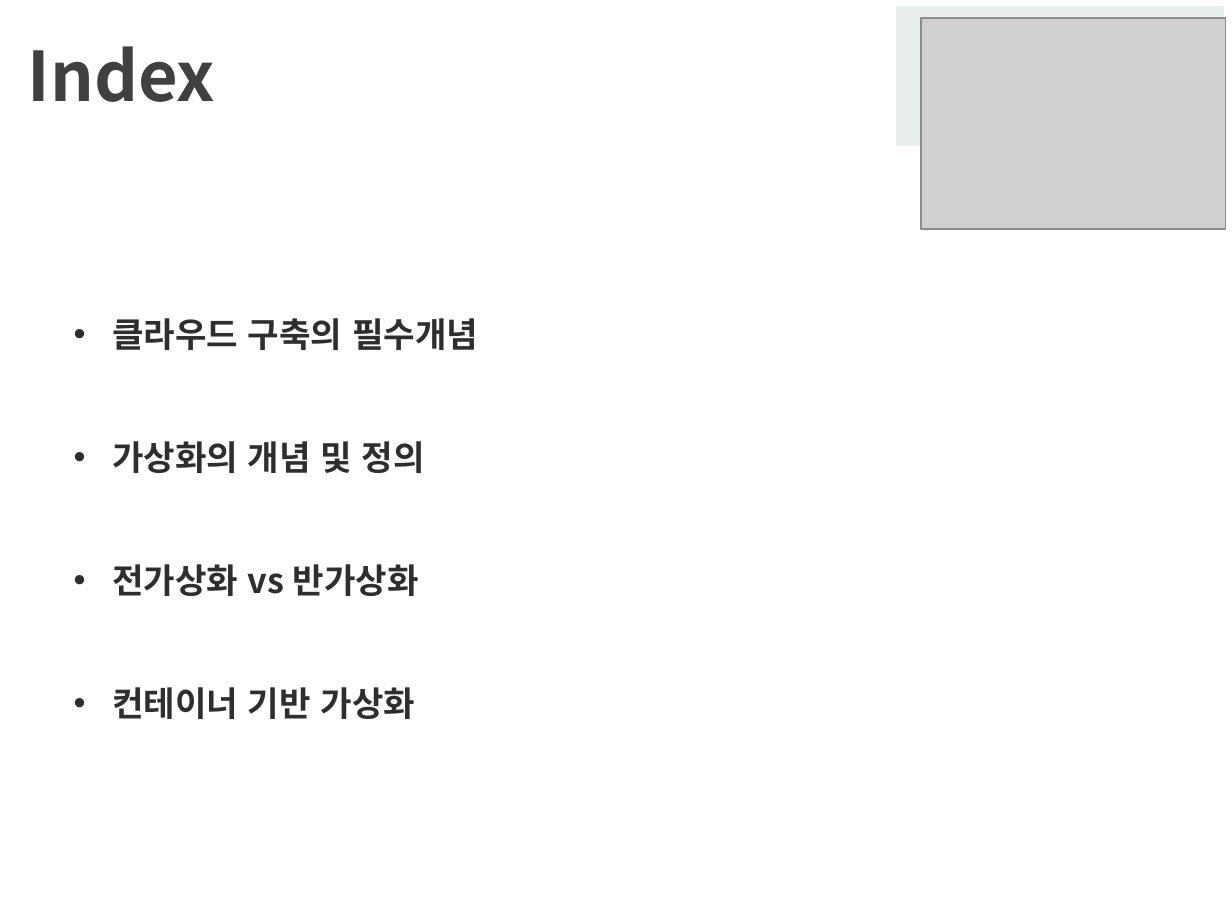
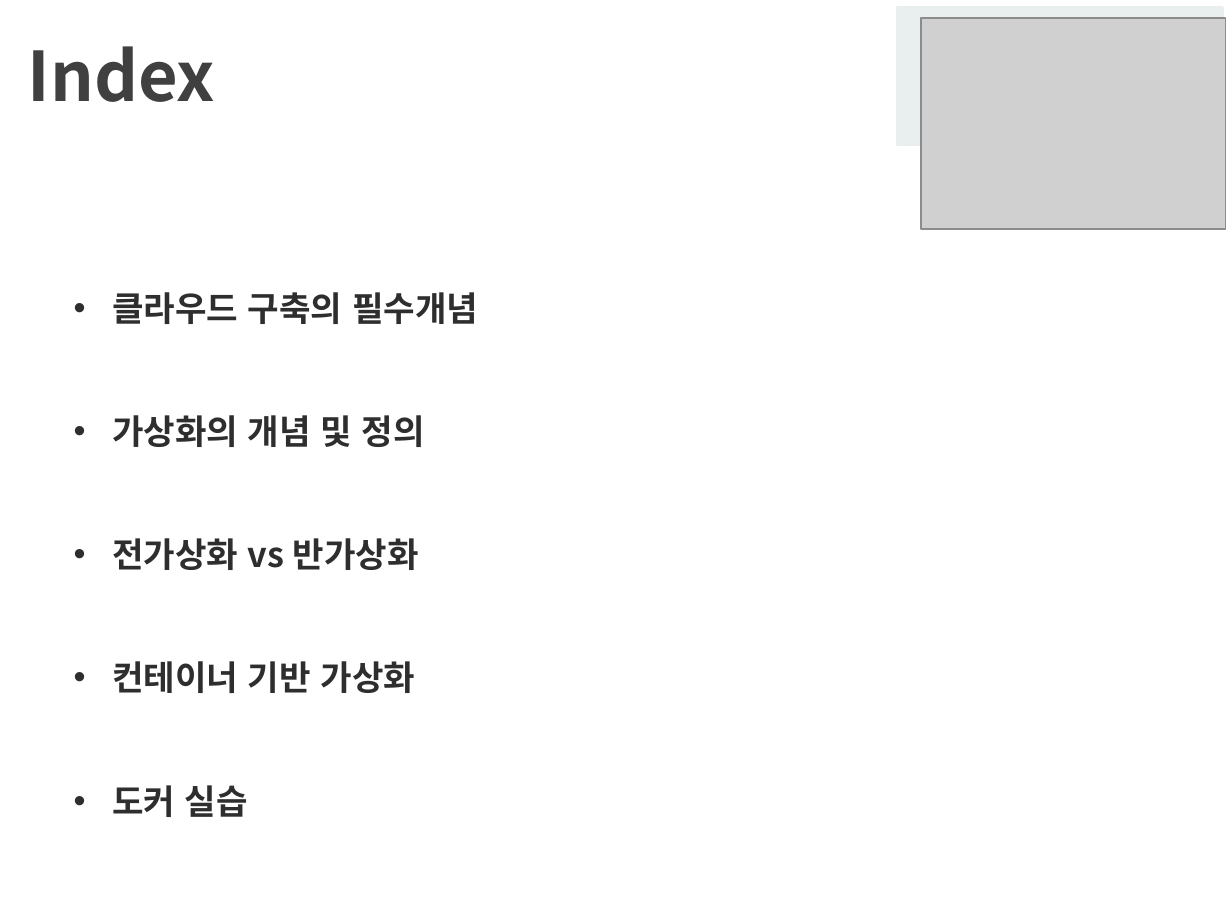
Before and after one commit to rndlr96/Conference-Data, a slide deck: slide 2 of pandog_docker[4.26].pptx. Drawn at 1232x924 pixels with LibreOffice and Linux fonts; fonts in the diff are those of the drawing; grey boxes stand for pictures; background and template pictures are left out. Boxes give left, top, right and bottom in pixels: in the first picture for what was removed or moved away, otherwise in the second. Text is boxed around its words. In the diff, an @@ line names an element or a change of style, - is before the commit and + after.

```diff
--- a/pandog_docker[4.26].pptx
+++ b/pandog_docker[4.26].pptx
@@ text "클라우드 구축의 필수개념": place and size @@
-text "클라우드 구축의 필수개념" at [112,318,478,719]
+text "클라우드 구축의 필수개념" at [112,292,478,817]
@@ text at [112,785,248,817]: paragraph added @@
+  • 도커 실습
```
Also in this commit, not shown: 4 other slides changed, 2 slides added.
